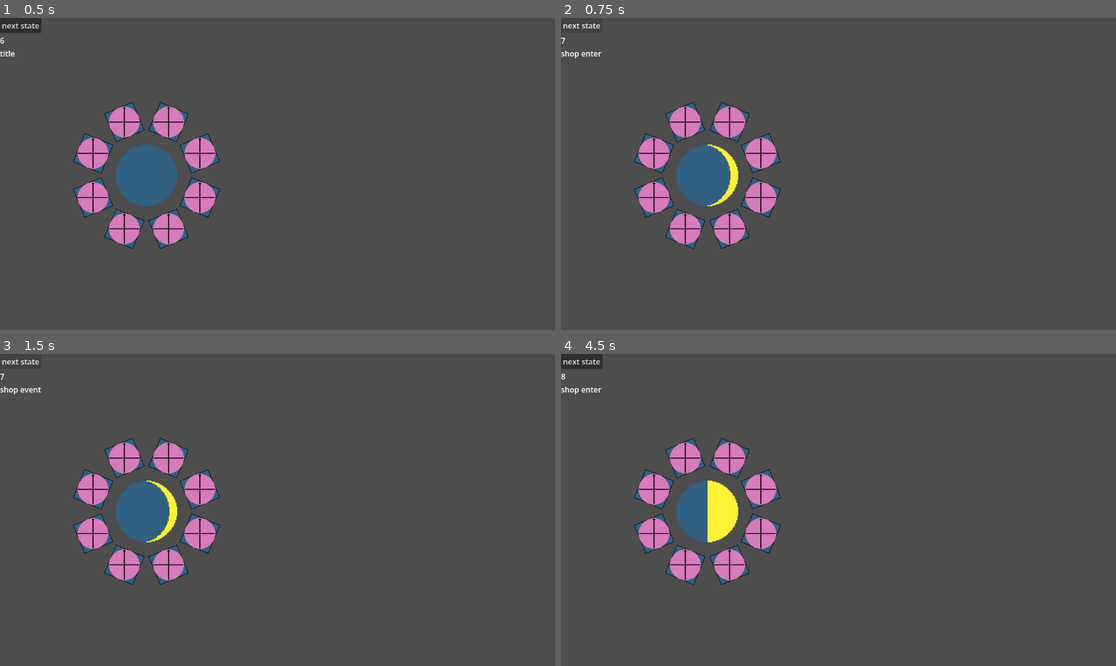
Above: before the commit, frames 1-4 (two rows, left to right).
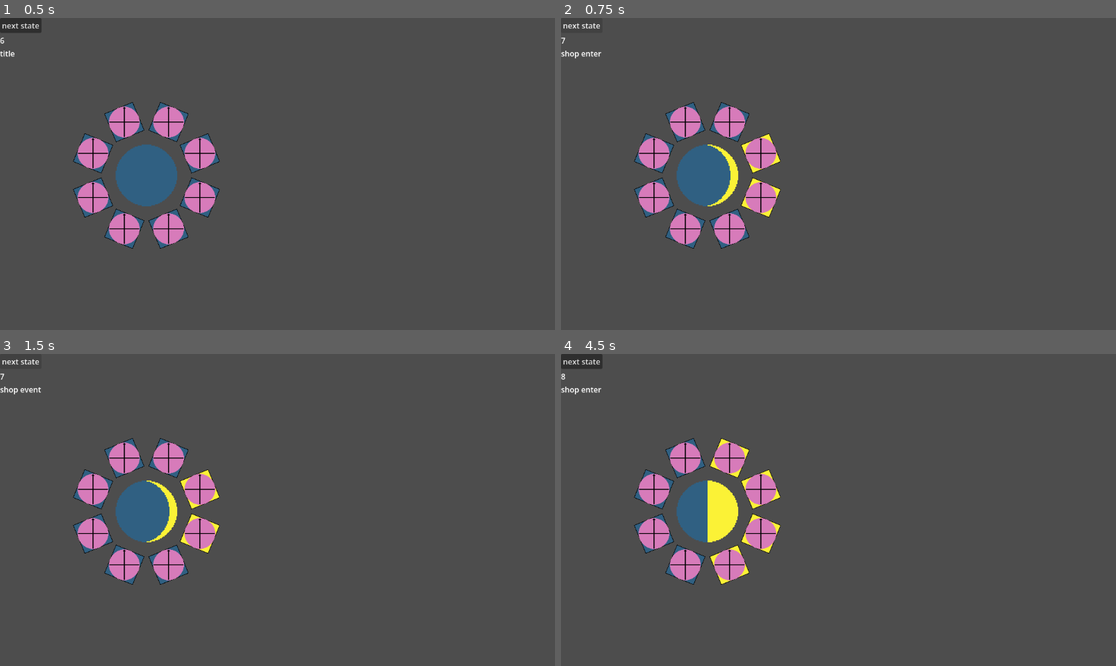
Above: after the commit, the same moments.

Repository: em-r-linso/autobattler
Game: Godot game, scene res://scenes/main.tscn
Two runs of this game, one before a commit and one after it. Both use one fixed random seed, a clock stepped at 60 frames per second and the inputs below.
Inputs (mouse positions are in pixels of both pictures, inside the frame that each line leads up to):
- Up to frame 1 (0.5 s): no input
- Up to frame 2 (0.75 s): click "next state" at 0.5 s
- Up to frame 3 (1.5 s): click "next state" at 1.25 s
- Up to frame 4 (4.5 s): click "next state" at 2 s; tap Enter at 2.75, 4.25 s; move the mouse to (960, 494) at 2.77 s; click (960, 494) at 2.92 s; tap Space at 3.5 s; move the mouse to (727, 525) at 3.52 s; click (727, 525) at 3.67 s; move the mouse to (894, 441) at 4.27 s; click (894, 441) at 4.42 s

Frame 1 is identical in both runs. In frame 2, 0.2% of the frame differs, in the area x 32-40%, y 36-64%; in frame 3, 0.2%; in frame 4, 0.5%, in the area x 26-40%, y 27-74%.

Commit message:
Add light tracking for slots in a frame

Diff:
--- a/scenes/main.tscn
+++ b/scenes/main.tscn
@@ -7,7 +7,7 @@
 [ext_resource type="Script" uid="uid://s4lhp2kc5pwo" path="res://scripts/field.gd" id="5_tefeu"]
 [ext_resource type="PackedScene" uid="uid://cpo73yi3yi11p" path="res://scenes/slot.tscn" id="6_tefeu"]
 [ext_resource type="Texture2D" uid="uid://2y757l3ysnqf" path="res://textures/moon.png" id="7_o6xl0"]
-[ext_resource type="Script" uid="uid://1rll4o3c0312" path="res://scenes/moon_sprite.gd" id="8_tipki"]
+[ext_resource type="Script" uid="uid://1rll4o3c0312" path="res://scripts/moon_sprite.gd" id="8_tipki"]
 
 [sub_resource type="AtlasTexture" id="AtlasTexture_tipki"]
 atlas = ExtResource("7_o6xl0")
--- a/scenes/slot.gd
+++ /dev/null
@@ -1,12 +0,0 @@
-class_name Slot extends Node2D
-
-
-@export var slot_sprite : Sprite2D
-
-
-var angle = 0.0:
-	get:
-		return angle
-	set(value):
-		angle = value
-		slot_sprite.rotate(angle)
--- a/scenes/slot.tscn
+++ b/scenes/slot.tscn
@@ -1,15 +1,37 @@
 [gd_scene format=3 uid="uid://cpo73yi3yi11p"]
 
-[ext_resource type="Script" uid="uid://dkgb3uhpilyxr" path="res://scenes/slot.gd" id="1_vqyee"]
-[ext_resource type="Texture2D" uid="uid://dl8636ttbgjev" path="res://textures/slot_unlit.png" id="2_5f2j7"]
+[ext_resource type="Script" uid="uid://dkgb3uhpilyxr" path="res://scripts/slot.gd" id="1_vqyee"]
+[ext_resource type="Texture2D" uid="uid://gidch3t0t4ps" path="res://textures/slot.png" id="2_vqyee"]
 [ext_resource type="Texture2D" uid="uid://cw07u3fai66or" path="res://textures/_placeholder.png" id="3_sjnr7"]
+
+[sub_resource type="AtlasTexture" id="AtlasTexture_5f2j7"]
+atlas = ExtResource("2_vqyee")
+region = Rect2(0, 0, 64, 64)
+
+[sub_resource type="AtlasTexture" id="AtlasTexture_sjnr7"]
+atlas = ExtResource("2_vqyee")
+region = Rect2(64, 0, 64, 64)
+
+[sub_resource type="SpriteFrames" id="SpriteFrames_n3jes"]
+animations = [{
+"frames": [{
+"duration": 1.0,
+"texture": SubResource("AtlasTexture_5f2j7")
+}, {
+"duration": 1.0,
+"texture": SubResource("AtlasTexture_sjnr7")
+}],
+"loop": true,
+"name": &"default",
+"speed": 5.0
+}]
 
 [node name="slot" type="Node2D" unique_id=10372741 node_paths=PackedStringArray("slot_sprite")]
 script = ExtResource("1_vqyee")
 slot_sprite = NodePath("slot sprite")
 
-[node name="slot sprite" type="Sprite2D" parent="." unique_id=436828361]
-texture = ExtResource("2_5f2j7")
+[node name="slot sprite" type="AnimatedSprite2D" parent="." unique_id=882550393]
+sprite_frames = SubResource("SpriteFrames_n3jes")
 
 [node name="item sprite" type="Sprite2D" parent="." unique_id=1701470718]
 texture = ExtResource("3_sjnr7")
--- a/scripts/field.gd
+++ b/scripts/field.gd
@@ -12,16 +12,28 @@
 	WANING_CRESCENT
 }
 
+const slots_lit_per_moon_phase = {
+	MOON_PHASE.NEW_MOON: [],
+	MOON_PHASE.WAXING_CRESCENT: [0, 7],
+	MOON_PHASE.FIRST_QUARTER: [0, 1, 6, 7],
+	MOON_PHASE.WAXING_GIBBOUS: [0, 1, 2, 5, 6, 7],
+	MOON_PHASE.FULL_MOON: [0, 1, 2, 3, 4, 5, 6, 7],
+	MOON_PHASE.WANING_GIBBOUS: [1, 2, 3, 4, 5, 6],
+	MOON_PHASE.LAST_QUARTER: [2, 3, 4, 5],
+	MOON_PHASE.WANING_CRESCENT: [3, 4],
+}
+
 @export var moon_sprite : MoonSprite
 @export var slots : Array[Slot]
 @export var radius = 10.0
+
 @export var moon_phase = MOON_PHASE.NEW_MOON:
 	get:
 		return moon_phase
 	set(value):
 		moon_phase = value
 		moon_sprite.moon_phase = moon_phase
-
+		update_slot_lighting()
 
 
 func _ready() -> void:
@@ -31,3 +43,8 @@
 		var y = sin(angle) * radius
 		slots[i].position = Vector2(x, y)
 		slots[i].angle = angle
+
+
+func update_slot_lighting():
+	for slot_index in range(slots.size()):
+		slots[slot_index].is_lit = slots_lit_per_moon_phase[moon_phase].has(slot_index)
--- /dev/null
+++ b/scripts/slot.gd
@@ -0,0 +1,19 @@
+class_name Slot extends Node2D
+
+
+@export var slot_sprite : AnimatedSprite2D
+
+
+var is_lit = false:
+	get:
+		return is_lit
+	set(value):
+		is_lit = value
+		slot_sprite.frame = 1 if is_lit else 0
+
+var angle = 0.0:
+	get:
+		return angle
+	set(value):
+		angle = value
+		slot_sprite.rotate(angle)
Renamed: scenes/moon_sprite.gd -> scripts/moon_sprite.gd
Renamed: scenes/moon_sprite.gd.uid -> scripts/moon_sprite.gd.uid
Renamed: scenes/slot.gd.uid -> scripts/slot.gd.uid
Binary file added: textures/slot.aseprite
Binary file added: textures/slot.png
Not shown, changed: textures/slot.png.import
Binary file removed: textures/slot_lit.aseprite
Binary file removed: textures/slot_unlit.aseprite
Binary file removed: textures/slot_unlit.png
Not shown, removed: textures/slot_unlit.png.import
